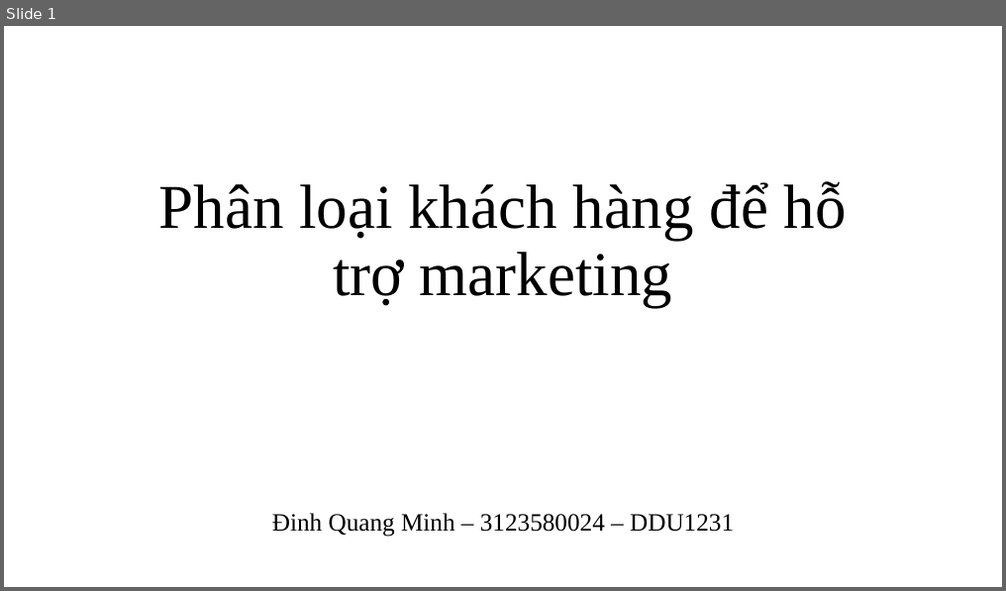
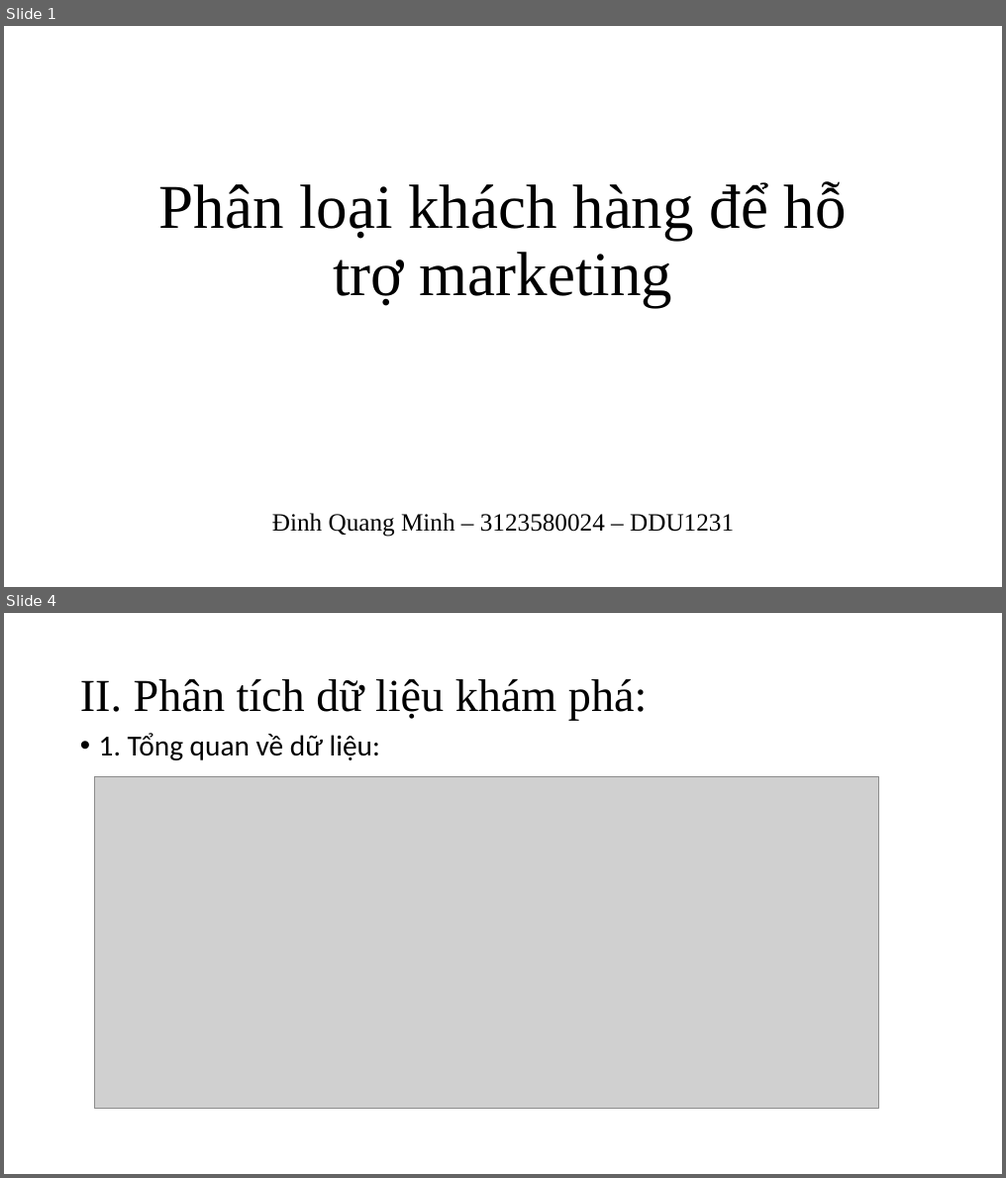
Before and after one commit to QuangMinh03042005/sgu25_kpdl, a slide deck: Lab02/online_retail.pptx. Shown one above the other, each under a label of ours: slide 1 before the commit, slides 1 and 4 after it; the slides between them are not shown. The pictures are 1006x591 and 1006x1178 pixels, drawn with LibreOffice and Linux fonts; fonts in the diff are those of the drawing; grey boxes stand for pictures. Boxes give left, top, right and bottom in pixels: in the first picture for what was removed or moved away, otherwise in the second. Text is boxed around its words. In the diff, an @@ line names an element or a change of style, - is before the commit and + after.

```diff
--- a/Lab02/online_retail.pptx
+++ b/Lab02/online_retail.pptx
@@ slide 4 added at (4,613,1002,1174), background #FFFFFF @@
@@ title added at (80,679,647,721), 44 pt, text #000000 @@
+II. Phân tích dữ liệu khám phá:
@@ text added at (99,733,380,761), 28 pt, text #000000 @@
+• 1. Tổng quan về dữ liệu:
@@ picture added at (95,777,879,1109) @@
```
Also in this commit, not shown: 1 slide changed, 22 other slides added, 2 other files.
